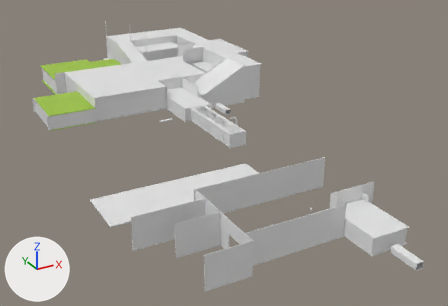
One commit to the Blender file Blender Files/Level1.blend: the scene before it, then after it.
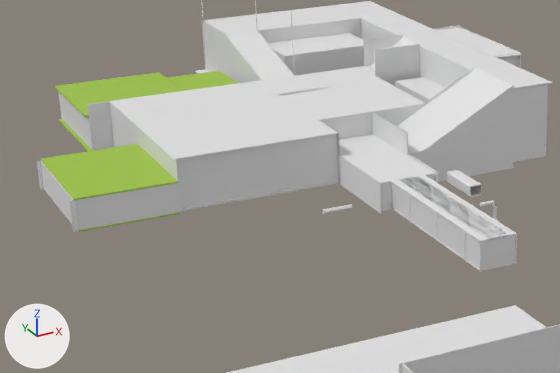
Each version appears first whole from a 50 mm lens placed at (-382.0, -685.0, 355.0), pointed at (18.0, 42.0, -9.0), and next in a close-up on the part from 4% to 59% of the width and 9% to 63% of the height. Arrows for +X, +Y and +Z are at lower left; the lights stay in place.
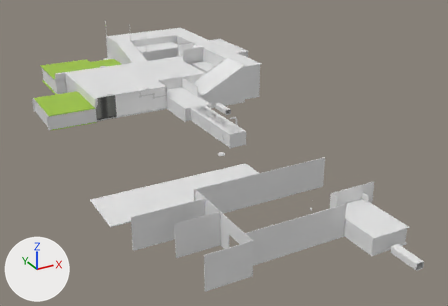
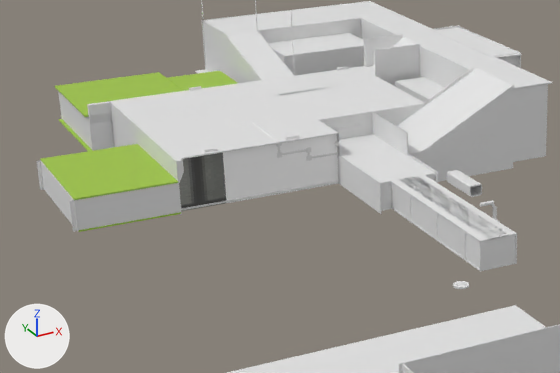
Changed parts and their boxes (x1, y1, x2, y2) in the close-ups (560 x 373 px):
'Cube.019', recoloured
    both: (176, 135, 338, 211)
'Cylinder', moved, rescaled, turned
    before: (322, 204, 352, 214)
    after: (457, 281, 465, 286)
'Cylinder.004', added
    after: (453, 281, 469, 289)

The change, as a diff of the scene's bpy script:
```diff
--- a/Blender Files/Level1.blend.py
+++ b/Blender Files/Level1.blend.py
@@ img_wall_lr_v_v2_jpg @@
+img_wall_lr_v_v2_jpg = load_image('wall-lr-v-v2.jpg', '../Textures/Map1/wall-lr-v-v2.jpg', 250, 250, 'sRGB')
@@ mat_material_021 @@
+mat_material_021 = principled_material('Material.021')
+mat_material_021.texture = img_wall_lr_v_v2_jpg
+mat_material_021.roughness = 1.0
+mat_material_021.specular_ior_level = 0.0
@@ me_cube_019 @@
 me_cube_019.from_pydata(...)  # 8 vertices, 6 faces; spans x -1.0..1.0, y -1.0..1.0, z -1.0..1.0
+me_cube_019.materials.append(mat_material_021)  # picture img_wall_lr_v_v2_jpg
@@ me_cylinder_005 @@
+me_cylinder_005.from_pydata(...)  # an 8-sided cylinder along z spanning x -1.0..1.0, y -1.0..1.0, z -1.0..1.0
@@ ob_cylinder @@
 ob_cylinder = bpy.data.objects.new('Cylinder', me_cylinder)
-ob_cylinder.location = (-19.2, 163.1, 8.4)
-ob_cylinder.rotation_euler = (0.0, 1.571, 0.0)  # degrees (0, 90, 0)
-ob_cylinder.scale = (1.69, 1.69, 10.8)
+ob_cylinder.location = (-9.1, 0.0, 11.6)
+ob_cylinder.scale = (2.69, 2.69, 0.763)
@@ ob_cylinder_004 @@
+ob_cylinder_004 = bpy.data.objects.new('Cylinder.004', me_cylinder_005)
+ob_cylinder_004.location = (-9.1, 0.0, 11.1)
+ob_cylinder_004.scale = (5.13, 5.13, 0.571)
```
